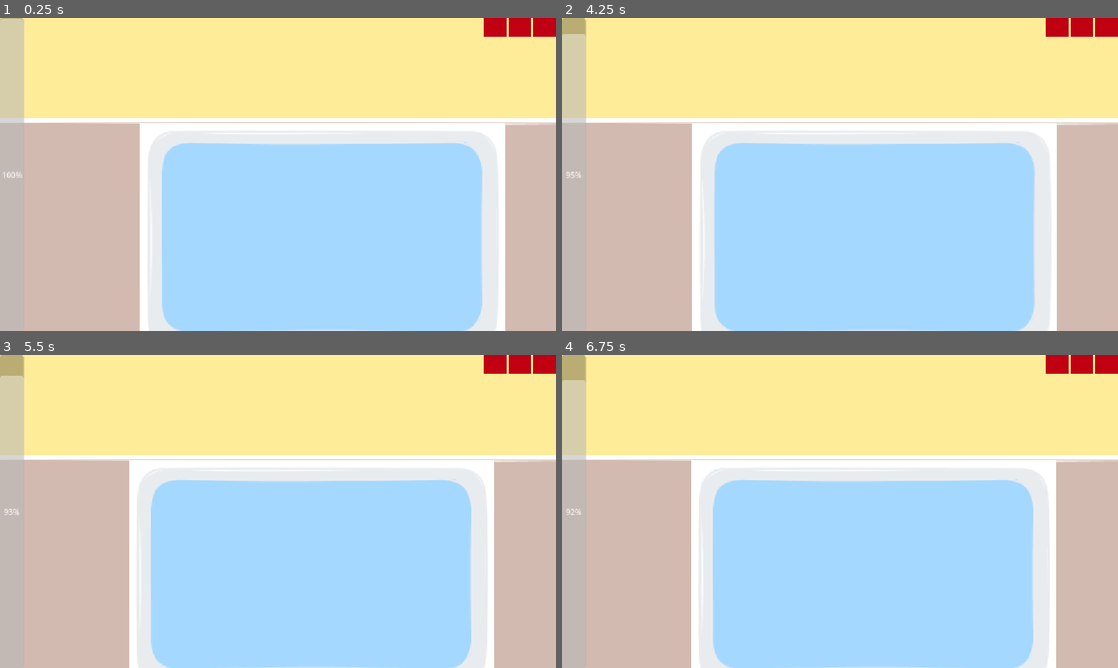
Above: before the commit, frames 1-4 (two rows, left to right).
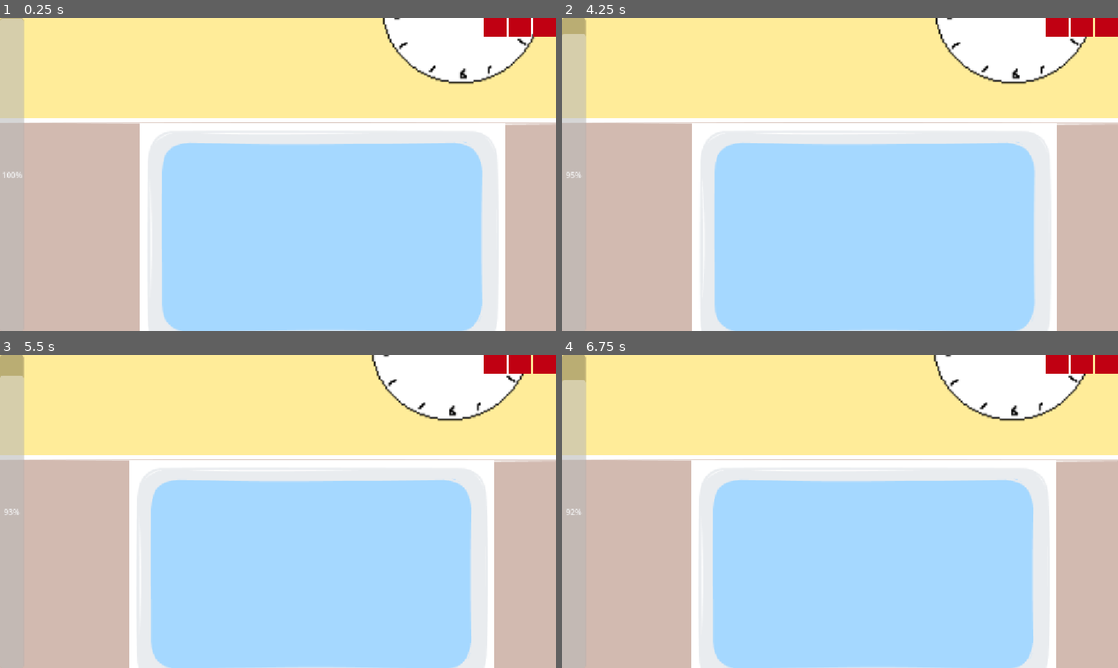
Above: after the commit, the same moments.

Repository: natleahh/gmtk-jam-2026
Game: Godot game, scene res://prototypes/ADHDHell/main.tscn
The game is run twice, just before and just after one commit, with the same random seed, the same clock (stepped at 60 frames per second) and the same inputs. The project has no main scene, so this scene is started directly.
Inputs (mouse positions are in pixels of both pictures, inside the frame that each line leads up to):
- Up to frame 1 (0.25 s): no input
- Up to frame 2 (4.25 s): tap Enter at 0.5, 2, 3.5 s; move the mouse to (962, 158) at 0.52 s; tap Space at 1.25, 2.75 s; move the mouse to (728, 190) at 1.27 s; move the mouse to (895, 105) at 2.02 s; move the mouse to (812, 237) at 2.77 s; move the mouse to (1006, 221) at 3.52 s
- Up to frame 3 (5.5 s): move the mouse to (111, 464) at 4.27 s; tap Space at 5 s; move the mouse to (305, 511) at 5.02 s
- Up to frame 4 (6.75 s): move the mouse to (756, 433) at 5.77 s; move the mouse to (962, 495) at 6.52 s

The runs differ from the first frame. In frame 1, 4.0% of the frame differs, in the area x 68-97%, y 0-22%; in frame 2, 4.1%; in frame 3, 4.1%, in the area x 66-95%, y 0-22%; in frame 4, 4.1%.

Commit message:
Add OKR clock & deadline alert

Diff:
--- /dev/null
+++ b/prototypes/ADHDHell/clock.gd
@@ -0,0 +1,16 @@
+extends Sprite2D
+
+
+# Called when the node enters the scene tree for the first time.
+func _ready() -> void:
+	pass # Replace with function body.
+
+
+# Called every frame. 'delta' is the elapsed time since the previous frame.
+func _process(delta: float) -> void:
+	var point = Vector2(0, 0)
+
+
+func update_clock(time_remaining: float, total_time: float):
+	var complete_ratio = time_remaining / total_time
+	$Clockhand.rotation = (PI * 2) * complete_ratio
--- /dev/null
+++ b/prototypes/ADHDHell/deadline_alert.gd
@@ -0,0 +1,16 @@
+extends Label
+
+
+# Called when the node enters the scene tree for the first time.
+func _ready() -> void:
+	pass # Replace with function body.
+
+
+# Called every frame. 'delta' is the elapsed time since the previous frame.
+func _process(delta: float) -> void:
+	pass
+
+
+func _on_okr_timer_timeout() -> void:
+	visible = true# Replace with function body.
+	$AudioStreamPlayer.play()
--- a/prototypes/ADHDHell/main.gd
+++ b/prototypes/ADHDHell/main.gd
@@ -8,6 +8,9 @@
 func _ready() -> void:
 	dopamine_system.level_depleted.connect(game_over)
 
+func _process(delta: float) -> void:
+	$Clock.update_clock($OKRTimer.time_left, $OKRTimer.wait_time)
+
 func game_over():
 	process_mode = Node.PROCESS_MODE_DISABLED
 	hud.game_over()
--- a/prototypes/ADHDHell/main.tscn
+++ b/prototypes/ADHDHell/main.tscn
@@ -7,7 +7,12 @@
 [ext_resource type="Script" uid="uid://g3q68s4lagrf" path="res://prototypes/ADHDHell/character_controller.gd" id="4_0vcbb"]
 [ext_resource type="Script" uid="uid://ciho8h0fymg6s" path="res://prototypes/ADHDHell/hud.gd" id="6_0l71j"]
 [ext_resource type="Script" uid="uid://bkvqfvaoa0che" path="res://prototypes/ADHDHell/dopamine_system.gd" id="6_tcltd"]
+[ext_resource type="Texture2D" uid="uid://bvc0yjc0f7jwu" path="res://prototypes/ADHDHell/clock-face.png" id="7_r4p8i"]
+[ext_resource type="Script" uid="uid://hpkotsmp3t1n" path="res://prototypes/ADHDHell/clock.gd" id="8_suv5x"]
 [ext_resource type="Script" uid="uid://iluqsfef1fkv" path="res://prototypes/ADHDHell/okr_system.gd" id="9_ce8lw"]
+[ext_resource type="Texture2D" uid="uid://rjm1ps10kkaa" path="res://prototypes/ADHDHell/clock-hand.png" id="9_g7oiy"]
+[ext_resource type="Script" uid="uid://drlcgvulxr4d8" path="res://prototypes/ADHDHell/deadline_alert.gd" id="10_g7oiy"]
+[ext_resource type="AudioStream" uid="uid://dntmyhshnx0y3" path="res://deadline_sound.ogg" id="11_w1o0w"]
 
 [node name="Main" type="Node2D" unique_id=623799325 node_paths=PackedStringArray("dopamine_system", "hud")]
 script = ExtResource("1_ndhnn")
@@ -30,6 +35,16 @@
 position = Vector2(632, 443)
 scale = Vector2(1.0800971, 1.0970588)
 texture = ExtResource("3_cu5rw")
+
+[node name="Clock" type="Sprite2D" parent="." unique_id=459563768]
+position = Vector2(800, 120)
+scale = Vector2(2, 2)
+texture = ExtResource("7_r4p8i")
+script = ExtResource("8_suv5x")
+
+[node name="Clockhand" type="Sprite2D" parent="Clock" unique_id=1149184652]
+scale = Vector2(0.8, 0.8)
+texture = ExtResource("9_g7oiy")
 
 [node name="CharacterController" type="Node2D" parent="." unique_id=2007909422]
 position = Vector2(578, 319)
@@ -107,9 +122,31 @@
 size_flags_horizontal = 3
 color = Color(0.7520303, 0, 0.070110016, 1)
 
+[node name="Deadline Alert" type="Label" parent="CharacterController/Camera2D/HUD" unique_id=1710389741]
+visible = false
+offset_left = 400.0
+offset_top = 300.0
+offset_right = 918.0
+offset_bottom = 388.0
+theme_override_colors/font_color = Color(1, 0, 0, 1)
+theme_override_font_sizes/font_size = 64
+text = "DEADLINE ALERT"
+horizontal_alignment = 1
+vertical_alignment = 1
+script = ExtResource("10_g7oiy")
+
+[node name="AudioStreamPlayer" type="AudioStreamPlayer" parent="CharacterController/Camera2D/HUD/Deadline Alert" unique_id=1627249281]
+stream = ExtResource("11_w1o0w")
+
 [node name="DopamineSystem" type="Node" parent="." unique_id=2120414318]
 script = ExtResource("6_tcltd")
 dopamine_decay = 0.02
 
 [node name="OKRSystem" type="Node" parent="." unique_id=1352379019]
 script = ExtResource("9_ce8lw")
+
+[node name="OKRTimer" type="Timer" parent="." unique_id=779213374]
+wait_time = 30.0
+autostart = true
+
+[connection signal="timeout" from="OKRTimer" to="CharacterController/Camera2D/HUD/Deadline Alert" method="_on_okr_timer_timeout"]
Not shown, added: deadline_sound.ogg.import
Binary file added: prototypes/ADHDHell/clock-face.png
Not shown, added: prototypes/ADHDHell/clock-face.png.import
Binary file added: prototypes/ADHDHell/clock-hand.png
Not shown, added: prototypes/ADHDHell/clock-hand.png.import
Not shown, added: prototypes/ADHDHell/clock.gd.uid
Not shown, added: prototypes/ADHDHell/deadline_alert.gd.uid
Not shown, added: deadline_sound.ogg
